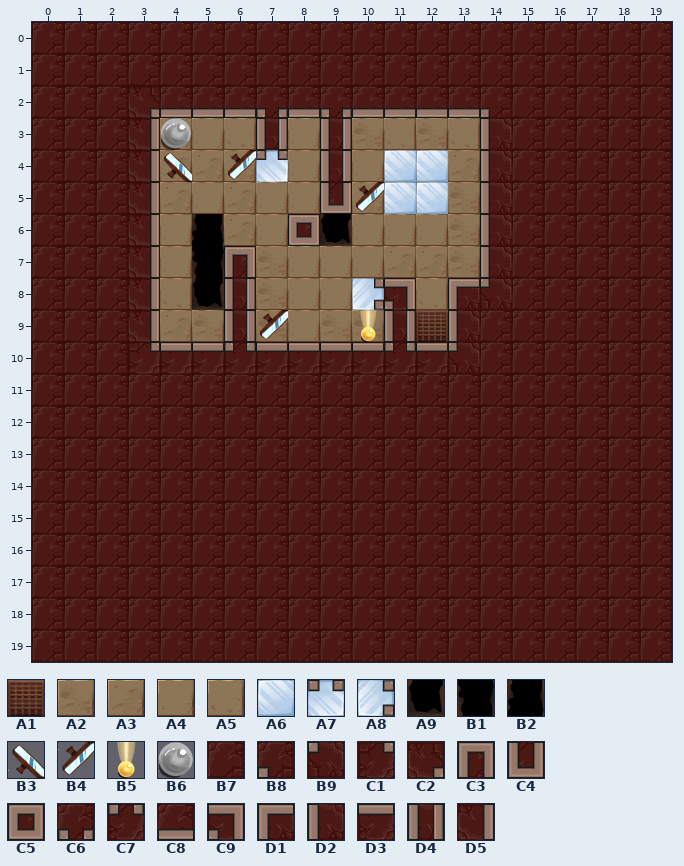
Tiled map -- assets/levels/newgrounds_release/oliviag1.tmx. Above, as it was before the edit.
Cells are 128x128 px. Shown: x 0..19, y 0..19.
Key: from "exit": A1 0; from "floors": A2 0, A3 1, A4 2, A5 3; from "glass_wall_sheet": A6 0, A7 7, A8 8; from "holes": A9 10, B1 12, B2 13; from "mirrors": B3 1, B4 1 flipped up-down; from "orb_sheet": B5 4, B6 7; from "walls": B7 0, B8 1, B9 2, C1 3, C2 4, C3 5, C4 8, C5 10, C6 11, C7 15, C8 20, C9 22, D1 25, D2 27, D3 34, D4 36, D5 41.
__ is an empty cell.
Objects are placed by their top-left corner, in cells (3,4 is the top-left corner of cell 3,4); size is 1x1 cell unless given.
Layer "Floor" before, first column x 0:
 0 __ __ __ __ __ __ __ __ __ __ __ __ __ __ __ __ __ __ __ __
 1 __ __ __ __ __ __ __ __ __ __ __ __ __ __ __ __ __ __ __ __
 2 __ __ __ __ __ __ __ __ __ __ __ __ __ __ __ __ __ __ __ __
 3 __ __ __ __ A3 A4 A5 __ A4 __ A2 A5 A2 A5 __ __ __ __ __ __
 4 __ __ __ __ A3 A3 A3 A4 A4 __ A4 A2 A3 A3 __ __ __ __ __ __
 5 __ __ __ __ A3 A4 A3 A4 A4 __ A3 A2 A3 A2 __ __ __ __ __ __
 6 __ __ __ __ A4 __ A3 A4 C5 __ A4 A4 A4 A2 __ __ __ __ __ __
 7 __ __ __ __ A4 __ __ A2 A4 A4 A4 A3 A3 A2 __ __ __ __ __ __
 8 __ __ __ __ A5 __ __ A2 A4 A4 A3 __ A5 __ __ __ __ __ __ __
 9 __ __ __ __ A3 A2 __ A2 A4 A2 A2 __ __ __ __ __ __ __ __ __
10 __ __ __ __ __ __ __ __ __ __ __ __ __ __ __ __ __ __ __ __
11 __ __ __ __ __ __ __ __ __ __ __ __ __ __ __ __ __ __ __ __
12 __ __ __ __ __ __ __ __ __ __ __ __ __ __ __ __ __ __ __ __
13 __ __ __ __ __ __ __ __ __ __ __ __ __ __ __ __ __ __ __ __
14 __ __ __ __ __ __ __ __ __ __ __ __ __ __ __ __ __ __ __ __
15 __ __ __ __ __ __ __ __ __ __ __ __ __ __ __ __ __ __ __ __
16 __ __ __ __ __ __ __ __ __ __ __ __ __ __ __ __ __ __ __ __
17 __ __ __ __ __ __ __ __ __ __ __ __ __ __ __ __ __ __ __ __
18 __ __ __ __ __ __ __ __ __ __ __ __ __ __ __ __ __ __ __ __
19 __ __ __ __ __ __ __ __ __ __ __ __ __ __ __ __ __ __ __ __
Layer "Walls" before, first column x 0:
 0 B7 B7 B7 B7 B7 B7 B7 B7 B7 B7 B7 B7 B7 B7 B7 B7 B7 B7 B7 B7
 1 B7 B7 B7 B7 B7 B7 B7 B7 B7 B7 B7 B7 B7 B7 B7 B7 B7 B7 B7 B7
 2 B7 B7 B7 C2 C8 C8 C8 C6 C8 C6 C8 C8 C8 C8 B8 B7 B7 B7 B7 B7
 3 B7 B7 B7 D5 __ __ __ D4 __ D4 __ __ __ __ D2 B7 B7 B7 B7 B7
 4 B7 B7 B7 D5 __ __ __ __ __ D4 __ __ __ __ D2 B7 B7 B7 B7 B7
 5 B7 B7 B7 D5 __ __ __ __ __ C4 __ __ __ __ D2 B7 B7 B7 B7 B7
 6 B7 B7 B7 D5 __ __ __ __ __ __ __ __ __ __ D2 B7 B7 B7 B7 B7
 7 B7 B7 B7 D5 __ __ C3 __ __ __ __ __ __ __ D2 B7 B7 B7 B7 B7
 8 B7 B7 B7 D5 __ __ D4 __ __ __ __ C9 __ D1 B9 B7 B7 B7 B7 B7
 9 B7 B7 B7 D5 __ __ D4 __ __ __ __ D4 __ D2 B7 B7 B7 B7 B7 B7
10 B7 B7 B7 C1 D3 D3 C7 D3 D3 D3 D3 C7 D3 B9 B7 B7 B7 B7 B7 B7
11 B7 B7 B7 B7 B7 B7 B7 B7 B7 B7 B7 B7 B7 B7 B7 B7 B7 B7 B7 B7
12 B7 B7 B7 B7 B7 B7 B7 B7 B7 B7 B7 B7 B7 B7 B7 B7 B7 B7 B7 B7
13 B7 B7 B7 B7 B7 B7 B7 B7 B7 B7 B7 B7 B7 B7 B7 B7 B7 B7 B7 B7
14 B7 B7 B7 B7 B7 B7 B7 B7 B7 B7 B7 B7 B7 B7 B7 B7 B7 B7 B7 B7
15 B7 B7 B7 B7 B7 B7 B7 B7 B7 B7 B7 B7 B7 B7 B7 B7 B7 B7 B7 B7
16 B7 B7 B7 B7 B7 B7 B7 B7 B7 B7 B7 B7 B7 B7 B7 B7 B7 B7 B7 B7
17 B7 B7 B7 B7 B7 B7 B7 B7 B7 B7 B7 B7 B7 B7 B7 B7 B7 B7 B7 B7
18 B7 B7 B7 B7 B7 B7 B7 B7 B7 B7 B7 B7 B7 B7 B7 B7 B7 B7 B7 B7
19 B7 B7 B7 B7 B7 B7 B7 B7 B7 B7 B7 B7 B7 B7 B7 B7 B7 B7 B7 B7
Objects on layer "glasswall" before:
A6 at 11,4
A6 at 12,4
A7 at 7,4
A6 at 11,5
A6 at 12,5
A8 at 10,8
Objects on layer "Mirrors" before:
B4 "mirror" at 6,4
B3 "mirror" at 4,4
B4 "mirror" at 10,5
B4 "mirror" at 7,9
Objects on layer "Light" before:
B6 "lightSwitch" at 4,3
B5 "lightOrb" at 10,9
Objects on layer "Exit" before:
A1 "exit" at 12,9
Once edited:
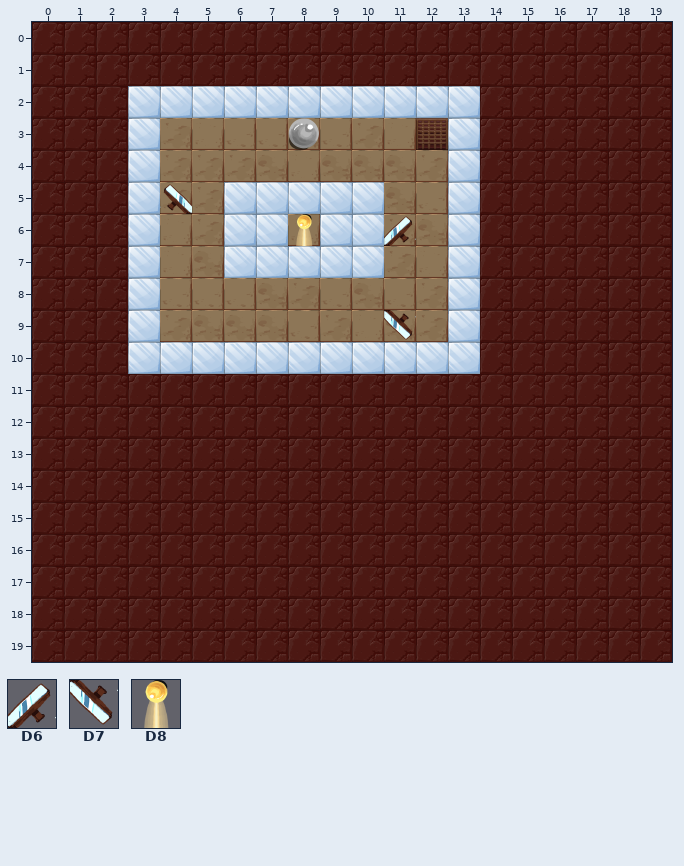
Further tiles: from "mirrors": D6 1 flipped left-right, D7 1 turned 180; from "orb_sheet": D8 5.
What changed:
Changed rows in their new state; .. is an unchanged cell.
Layer "Floor":
first column x 5:
 3 .. .. A5 A3 A5 .. .. A5 __
 4 .. .. A2 .. A2 A2 .. .. __
 5 .. __ __ __ .. __ .. A5 __
 6 A3 __ __ A4 .. __ A3 A2 __
 7 A2 .. __ __ __ __ .. .. __
 8 A5 A5 .. .. .. A2 A5 A3 ..
 9 .. A2 .. .. .. A4 A2 A3 ..
Layer "Holes":
first column x 5:
 6 __ .. .. .. __
 7 __ .. .. .. ..
 8 __ .. .. .. ..
Layer "Walls":
first column x 3:
 2 __ __ __ __ __ __ __ __ __ __ __ B7
 3 __ .. .. .. __ .. __ .. .. .. .. B7
 4 __ .. .. .. .. .. __ .. .. .. .. B7
 5 __ .. .. .. .. .. __ .. .. .. .. B7
 6 __ .. .. .. .. .. .. .. .. .. .. B7
 7 __ .. .. __ .. .. .. .. .. .. .. B7
 8 __ .. .. __ .. .. .. .. __ .. __ B7
 9 __ .. .. __ .. .. .. .. __ .. __ ..
10 __ __ __ __ __ __ __ __ __ __ __ ..
Layer "glasswall":
added: A6 at 3,2
added: A6 at 4,2
added: A6 at 5,2
added: A6 at 6,2
added: A6 at 7,2
added: A6 at 8,2
added: A6 at 9,2
added: A6 at 10,2
added: A6 at 11,2
added: A6 at 12,2
added: A6 at 13,2
added: A6 at 13,3
added: A6 at 3,3
added: A6 at 13,4
added: A6 at 3,4
added: A6 "glassWall" at 7,5
added: A6 at 8,5
added: A6 at 9,5
added: A6 at 10,5
added: A6 at 6,5
added: A6 at 13,5
added: A6 at 3,5
added: A6 at 7,6
added: A6 at 9,6
added: A6 at 10,6
added: A6 at 6,6
added: A6 at 13,6
added: A6 at 3,6
added: A6 "glassWall" at 8,7
added: A6 at 7,7
added: A6 at 9,7
added: A6 at 10,7
added: A6 at 6,7
added: A6 at 13,7
added: A6 at 3,7
added: A6 at 13,8
added: A6 at 3,8
added: A6 at 13,9
added: A6 at 3,9
added: A6 at 13,10
added: A6 at 12,10
added: A6 at 11,10
added: A6 at 9,10
added: A6 at 10,10
added: A6 at 8,10
added: A6 at 7,10
added: A6 at 6,10
added: A6 at 5,10
added: A6 at 4,10
added: A6 at 3,10
removed: A6 at 11,4
removed: A6 at 12,4
removed: A7 at 7,4
removed: A6 at 11,5
removed: A6 at 12,5
removed: A8 at 10,8
Layer "Mirrors":
added: B3 "mirror" at 4,5
added: D6 "mirror" at 11,6
added: D7 "mirror" at 11,9
removed: B4 "mirror" at 6,4
removed: B3 "mirror" at 4,4
removed: B4 "mirror" at 10,5
removed: B4 "mirror" at 7,9
Layer "Light":
changed: B6 "lightSwitch" at 4,3 -> B6 "lightSwitch" at 8,3
added: D8 "lightOrb" at 8,6
removed: B5 "lightOrb" at 10,9
Layer "Exit":
changed: A1 "exit" at 12,9 -> A1 "exit" at 12,3
Where, in picture pixels (left, top, right, bottom), the same in both pictures:
changed: (128, 86, 512, 374)
